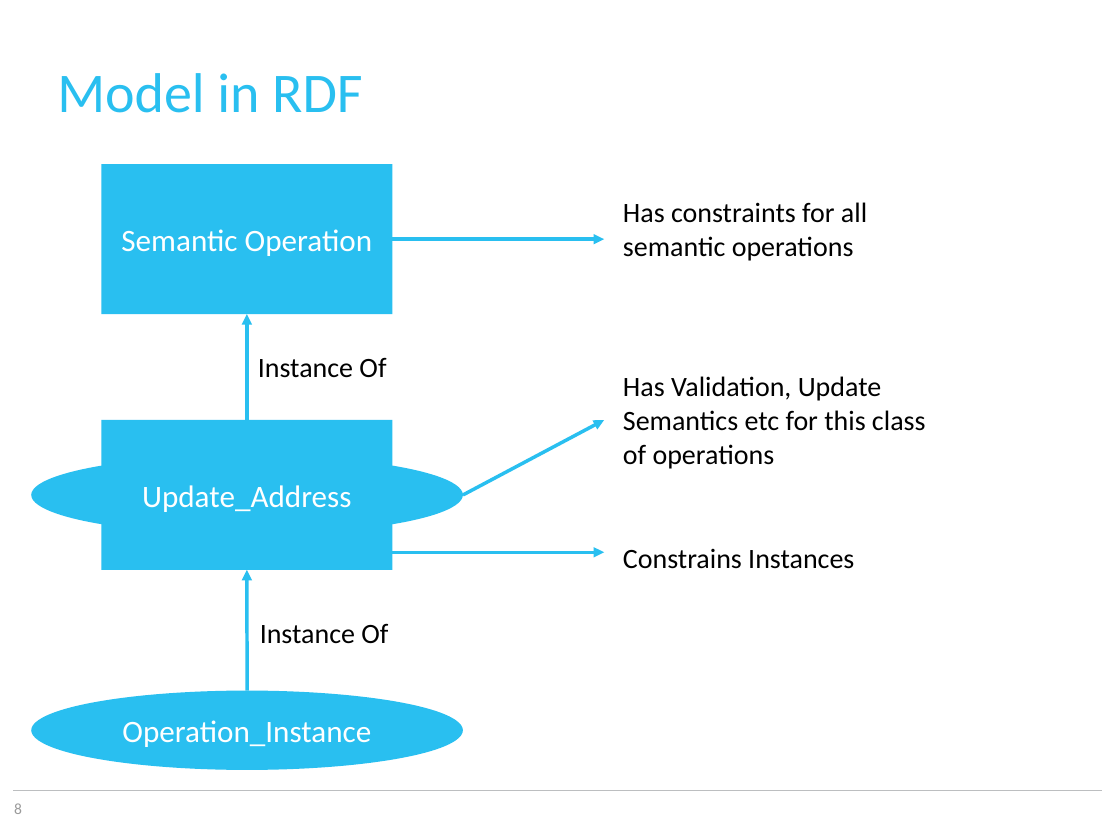
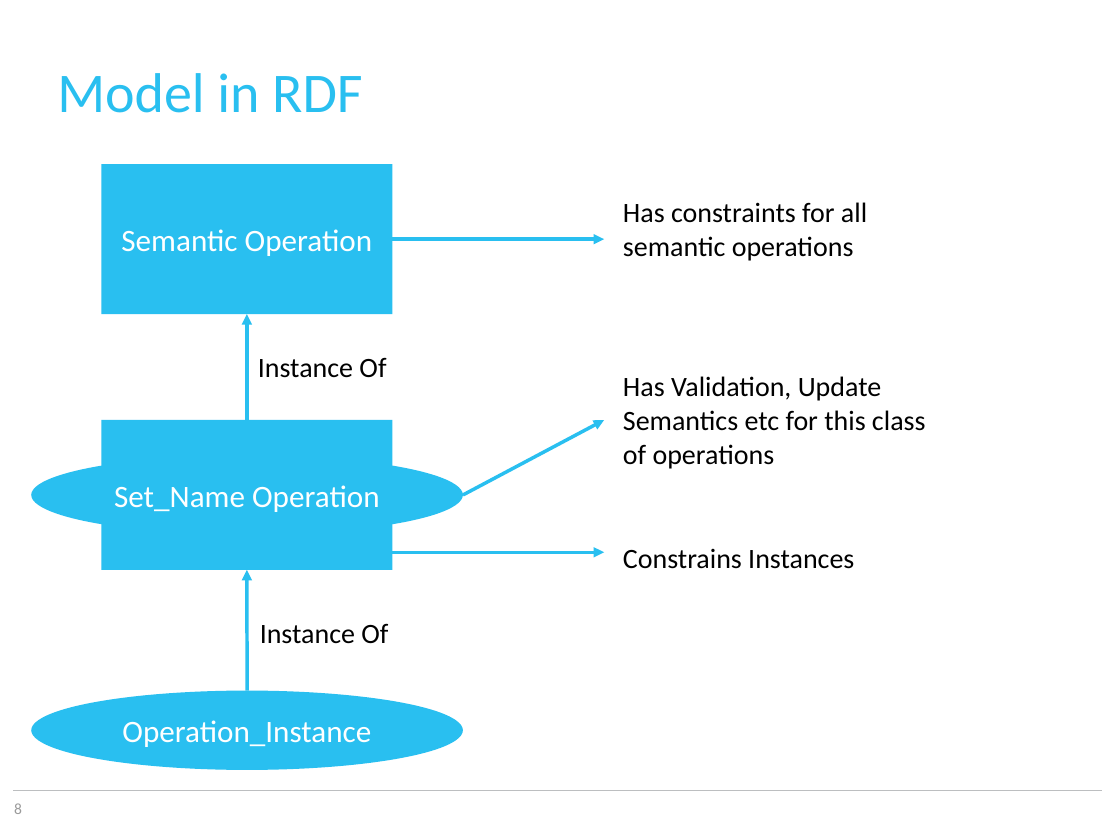
Before and after one commit to SesamResearch/semantic-operations-framework, a slide deck: slide 8 of Semantic Operations Framework.pptx. Drawn at 1120x840 pixels with LibreOffice and Linux fonts; fonts in the diff are those of the drawing; background and template pictures are left out. Boxes give left, top, right and bottom in pixels: in the first picture for what was removed or moved away, otherwise in the second. Text is boxed around its words. In the diff, an @@ line names an element or a change of style, - is before the commit and + after.

Commit message:
updated pptx

```diff
--- a/Semantic Operations Framework.pptx
+++ b/Semantic Operations Framework.pptx
@@ text in rectangle at bbox=[114, 485, 379, 512]: text changed @@
-Update_Address
+Set_Name Operation
```
